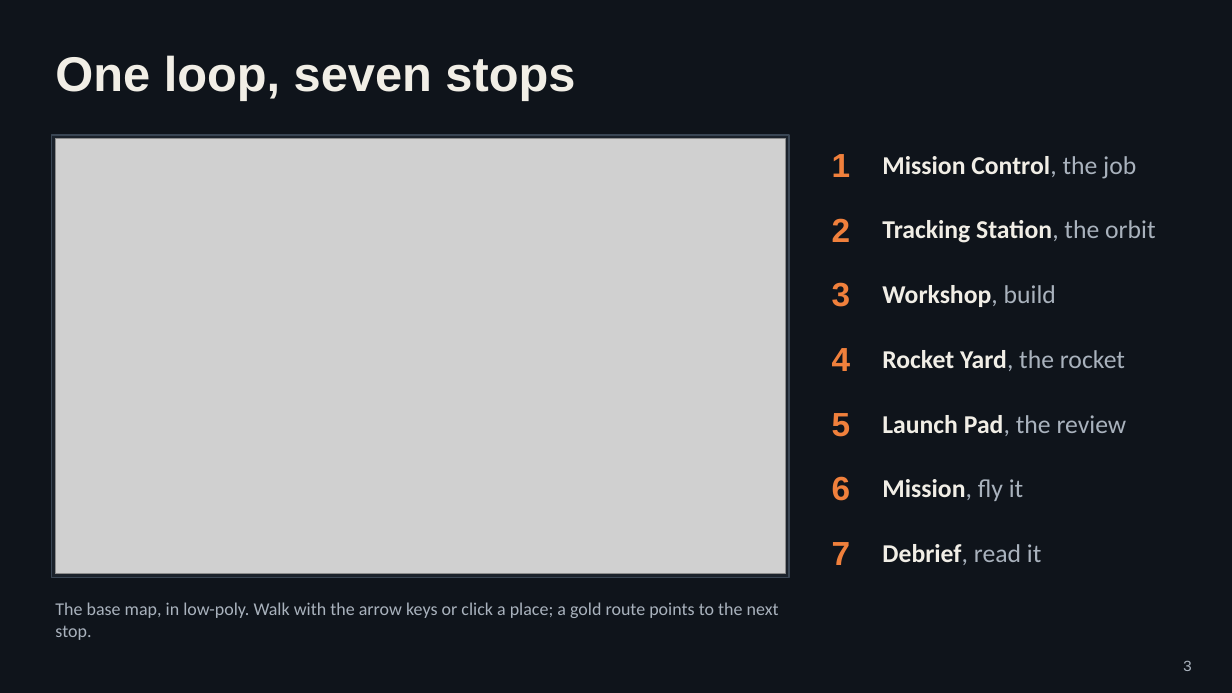
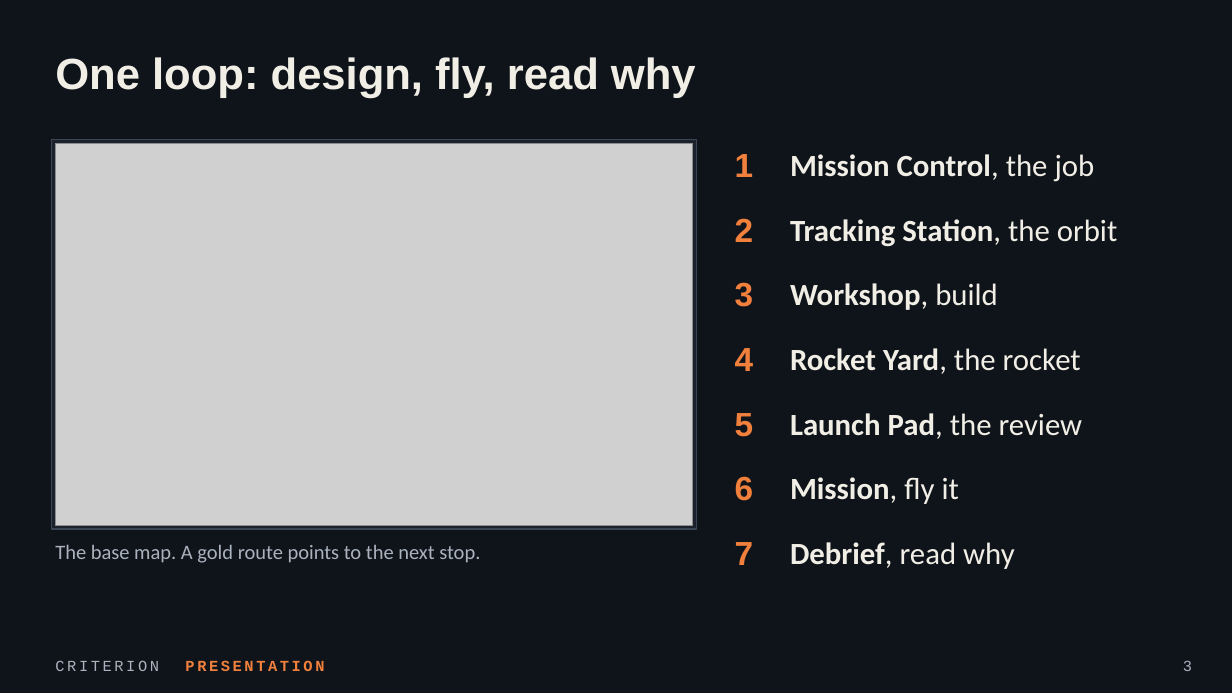
Before and after one commit to angads22/Hackstreet_Bros_Satellite, a slide deck: slide 3 of deck/GRAVITRON.pptx. Drawn at 1232x693 pixels with LibreOffice and Linux fonts; fonts in the diff are those of the drawing; grey boxes stand for pictures. Boxes give left, top, right and bottom in pixels: in the first picture for what was removed or moved away, otherwise in the second. Text is boxed around its words. In the diff, an @@ line names an element or a change of style, - is before the commit and + after.

Commit message:
Deck for 2.1: fresh screenshots, one point per slide, a judging criterion on each, facts rechecked

```diff
--- a/deck/GRAVITRON.pptx
+++ b/deck/GRAVITRON.pptx
@@ text at (55, 57, 696, 98): text changed; size 38 to 34 pt @@
-One loop, seven stops
+One loop: design, fly, read why
@@ rectangle: place and size @@
-rectangle at (52, 135, 789, 578)
+rectangle at (52, 140, 697, 530)
@@ picture: place and size @@
-picture at (55, 139, 786, 574)
+picture at (55, 143, 693, 526)
@@ text "Mission Control, the job": place and size @@
-text "Mission Control, the job" at (882, 156, 1136, 179)
+text "Mission Control, the job" at (790, 154, 1095, 182)
@@ text "Mission Control, the job" at (790, 154, 1095, 182): size 20 to 24 pt; text colour #A9B2BD to #F1EEE6 in "Control, the job"; more space between paragraphs @@
@@ text "Tracking Station, the orbit": place and size @@
-text "Tracking Station, the orbit" at (882, 220, 1155, 243)
+text "Tracking Station, the orbit" at (790, 219, 1117, 247)
@@ text "Tracking Station, the orbit" at (790, 219, 1117, 247): size 20 to 24 pt; text colour #A9B2BD to #F1EEE6 in "Station, the orbit"; more space between paragraphs @@
@@ text "Workshop, build": place and size @@
-text "Workshop, build" at (882, 285, 1056, 307)
+text "Workshop, build" at (790, 283, 998, 310)
@@ text "Workshop, build" at (790, 283, 998, 310): size 20 to 24 pt; text colour #A9B2BD to #F1EEE6 in "Workshop, build"; more space between paragraphs @@
@@ text "Rocket Yard, the rocket": place and size @@
-text "Rocket Yard, the rocket" at (882, 350, 1125, 371)
+text "Rocket Yard, the rocket" at (790, 348, 1081, 374)
@@ text "Rocket Yard, the rocket" at (790, 348, 1081, 374): size 20 to 24 pt; text colour #A9B2BD to #F1EEE6 in "Yard, the rocket"; more space between paragraphs @@
@@ text "Launch Pad, the review": place and size @@
-text "Launch Pad, the review" at (882, 415, 1127, 436)
+text "Launch Pad, the review" at (790, 413, 1083, 439)
@@ text "Launch Pad, the review" at (790, 413, 1083, 439): size 20 to 24 pt; text colour #A9B2BD to #F1EEE6 in "Pad, the review"; more space between paragraphs @@
@@ text "Mission, fly it": place and size @@
-text "Mission, fly it" at (882, 479, 1023, 501)
+text "Mission, fly it" at (790, 477, 959, 504)
@@ text "Mission, fly it" at (790, 477, 959, 504): size 20 to 24 pt; text colour #A9B2BD to #F1EEE6 in "Mission, fly it"; more space between paragraphs @@
@@ 7 texts: place and size @@
-7 texts at (832, 154, 851, 565)
+7 texts at (735, 154, 754, 565)
@@ more space between paragraphs in 7 elements at (735, 154, 754, 177), (735, 218, 754, 242), (735, 282, 754, 307), (735, 348, 754, 371), (735, 413, 754, 437), (735, 476, 754, 501), (735, 542, 754, 565) @@
@@ text at (55, 545, 480, 563): text changed; size 14 to 16 pt @@
-The base map, in low-poly. Walk with the arrow keys or click a place; a gold route points to the next stop.
+The base map. A gold route points to the next stop.
@@ text "The base map. A gold ..." at (55, 545, 480, 563): vertical alignment middle to top @@
@@ text at (790, 542, 1015, 569): text changed; size 20 to 24 pt; bold off @@
-Debrief, read it
+Debrief, read why
@@ text added at (55, 660, 324, 671), 12 pt, text #F0803C, bold @@
+CRITERION PRESENTATION
```
Also in this commit, not shown: 3 other slides changed, 3 slides added, 3 slides removed, 14 other files.
